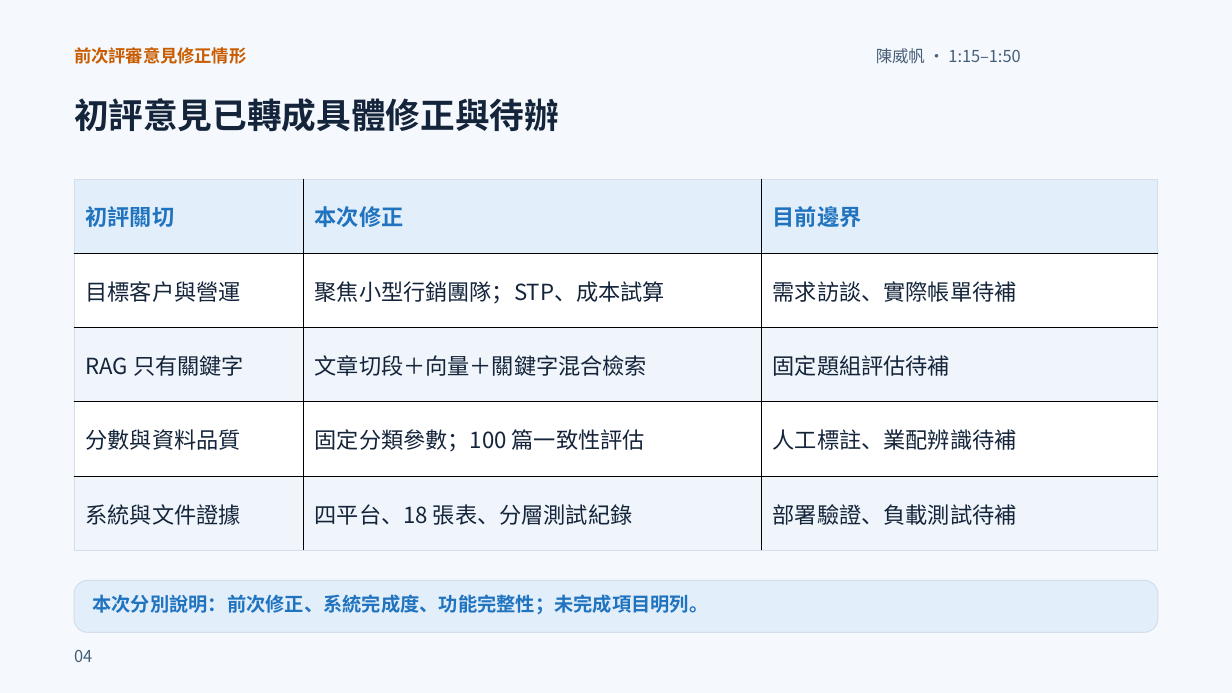
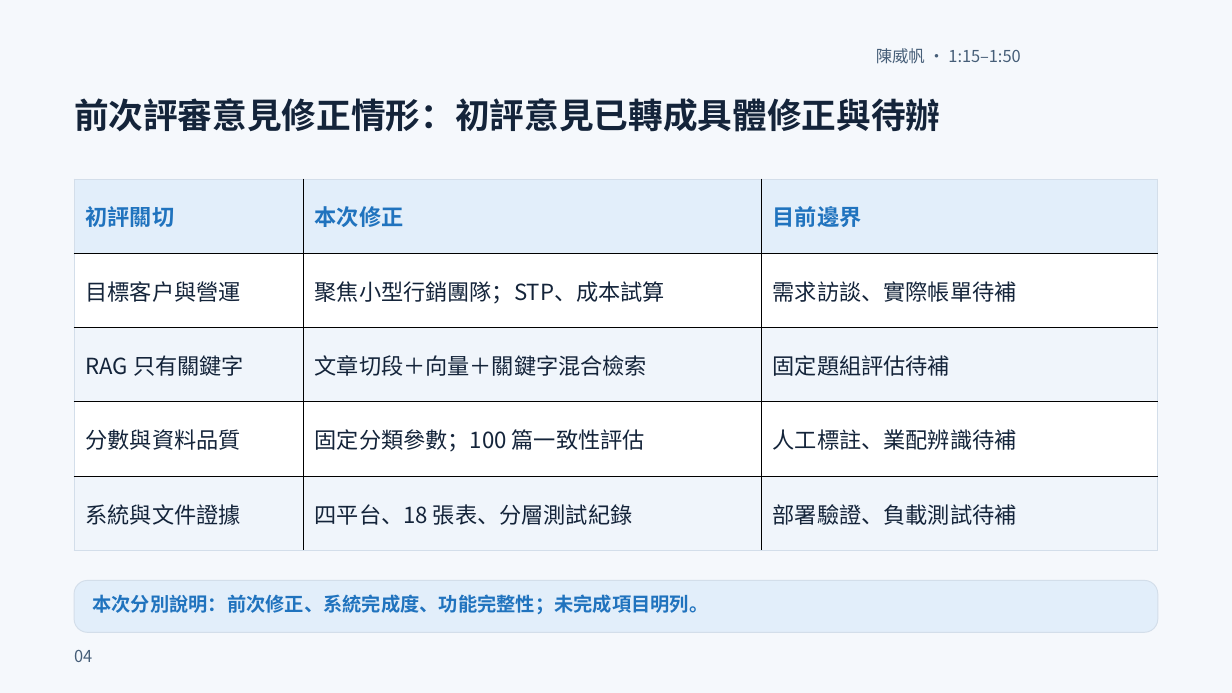
Before and after one commit to xujiaquan05/115405, a slide deck: slide 4 of output/ppt-review-20261011/final/MeBOD_複審簡報_第二輪修訂版.pptx. Drawn at 1232x693 pixels with LibreOffice and Linux fonts; fonts in the diff are those of the drawing. Boxes give left, top, right and bottom in pixels: in the first picture for what was removed or moved away, otherwise in the second. Text is boxed around its words. In the diff, an @@ line names an element or a change of style, - is before the commit and + after.

```diff
--- a/output/ppt-review-20261011/final/MeBOD_複審簡報_第二輪修訂版.pptx
+++ b/output/ppt-review-20261011/final/MeBOD_複審簡報_第二輪修訂版.pptx
@@ text removed at [74,47,246,64] @@
-前次評審意見修正情形
@@ text at [74,98,940,132]: text changed @@
-初評意見已轉成具體修正與待辦
+前次評審意見修正情形：初評意見已轉成具體修正與待辦
```
Also in this commit, not shown: 24 other slides changed, 5 other files.
